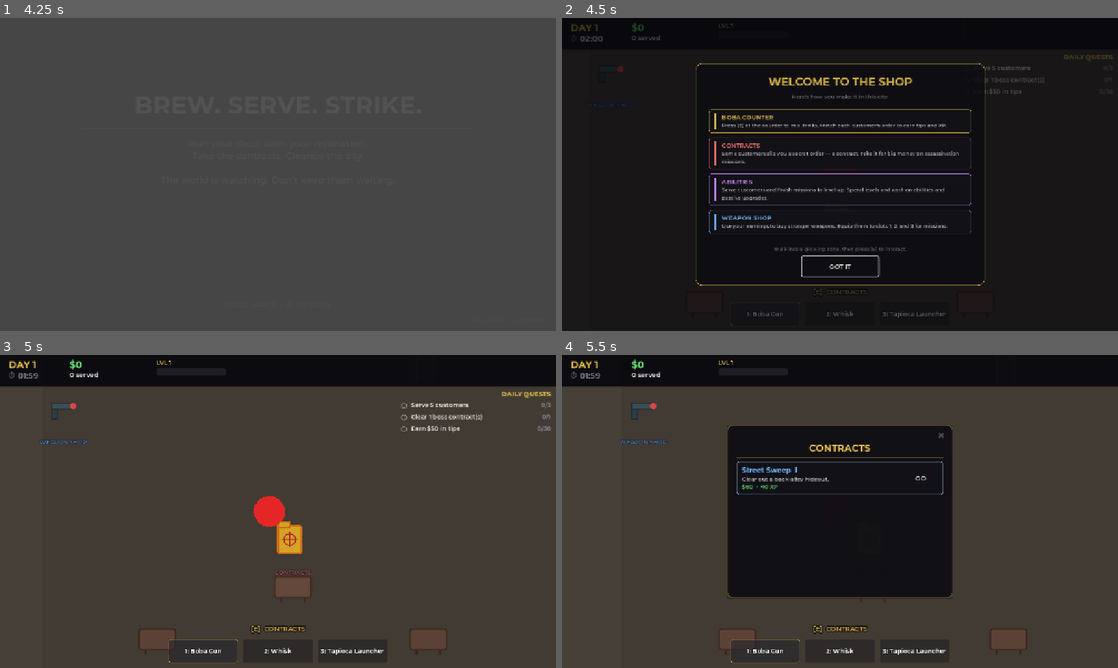
Above: before the commit, frames 1-4 (two rows, left to right).
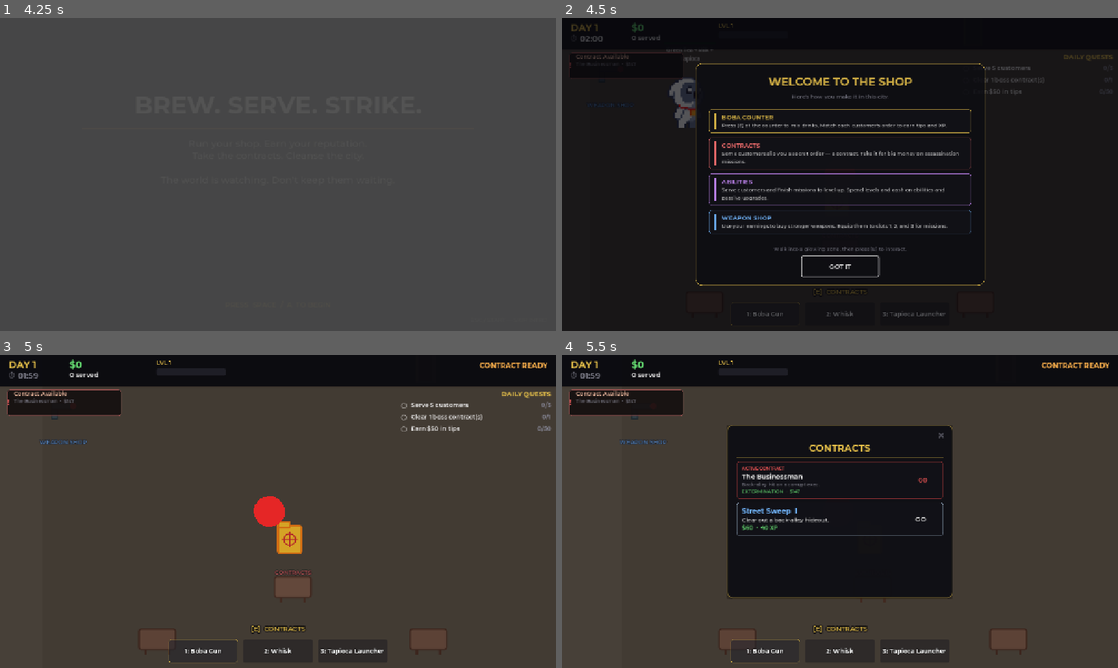
Above: after the commit, the same moments.

Repository: coyote321/BobaGame
Game: Godot game, scene res://Scenes/MainMenu.tscn
Same seed, same stepped clock (60 frames per second), same inputs: the game is played once before the commit and once after it. Sound files missing from this copy of the repository are replaced by a short silence.
Inputs (mouse positions are in pixels of both pictures, inside the frame that each line leads up to):
- Up to frame 1 (4.25 s): click "PLAY" at 0.5 s; tap Enter (ui_accept) at 1.25, 1.52, 2.27, 3.77 s; move the mouse to (400, 158) at 1.27 s; hold D (move_right) 1.28-2.03 s; hold E (interact) 1.28-2.03 s; click (400, 158) at 1.42 s; tap Space at 2, 2.75, 3.5 s; move the mouse to (166, 190) at 2.02 s; hold S (move_down) 2.03-2.78 s; tap G (ability) at 2.1 s; tap E (interact) at 2.3, 3.05, 3.8 s; move the mouse to (333, 105) at 2.77 s; hold D (move_right) 2.78-3.53 s; hold Right mouse button (aim) 2.78-3.53 s; move the mouse to (250, 237) at 3.52 s; hold W (move_up) from 3.53 s (still down); click (250, 237) at 3.6 s
- Up to frame 2 (4.5 s): move the mouse to (1006, 221) at 4.27 s; release W (move_up) at 4.28 s; hold A (move_left) from 4.28 s (still down); hold Ctrl (crouch) from 4.28 s (still down)
- Up to frame 3 (5 s): keep holding A (move_left); keep holding Ctrl (crouch); tap Enter (ui_accept) at 4.52 s; tap E (interact) at 4.55 s
- Up to frame 4 (5.5 s): keep holding A (move_left); move the mouse to (673, 464) at 5.02 s; release Ctrl (crouch) at 5.03 s; tap E (interact) at 5.1 s; tap Enter (ui_accept) at 5.27 s

Frame 1 is identical in both runs. In frame 2, 0.6% of the frame differs, in the area x 1-27%, y 10-36%; in frame 3, 1.8%; in frame 4, 3.4%, in the area x 1-99%, y 2-58%.

Commit message:
Bug fixes

Diff:
--- a/Scenes/HUD.tscn
+++ b/Scenes/HUD.tscn
@@ -220,7 +220,7 @@
 anchor_top = 0.0
 anchor_right = 1.0
 anchor_bottom = 0.0
-offset_left = -168.0
+offset_left = -300.0
 offset_top = 12.0
 offset_right = -8.0
 offset_bottom = 60.0
@@ -231,9 +231,9 @@
 layout_mode = 0
 offset_left = 10.0
 offset_top = 6.0
-offset_right = 150.0
+offset_right = 282.0
 offset_bottom = 42.0
-horizontal_alignment = 2
+horizontal_alignment = 1
 theme_override_colors/font_color = Color(0.55, 1, 0.55, 1)
 theme_override_colors/font_outline_color = Color(0, 0, 0, 1)
 theme_override_constants/outline_size = 3
@@ -248,7 +248,7 @@
 anchor_top = 0.0
 anchor_right = 1.0
 anchor_bottom = 0.0
-offset_left = -168.0
+offset_left = -300.0
 offset_top = 68.0
 offset_right = -8.0
 offset_bottom = 184.0
@@ -259,7 +259,7 @@
 layout_mode = 0
 offset_left = 14.0
 offset_top = 8.0
-offset_right = 150.0
+offset_right = 282.0
 offset_bottom = 34.0
 theme_override_colors/font_color = Color(0.91, 0.76, 0.29, 1)
 theme_override_colors/font_outline_color = Color(0, 0, 0, 1)
@@ -272,7 +272,7 @@
 layout_mode = 0
 offset_left = 14.0
 offset_top = 36.0
-offset_right = 150.0
+offset_right = 282.0
 offset_bottom = 58.0
 theme_override_colors/font_color = Color(0.85, 0.85, 0.9, 1)
 theme_override_fonts/font = ExtResource("9_font_medium")
@@ -283,7 +283,7 @@
 layout_mode = 0
 offset_left = 14.0
 offset_top = 62.0
-offset_right = 150.0
+offset_right = 282.0
 offset_bottom = 78.0
 max_value = 50.0
 value = 0.0
@@ -293,7 +293,7 @@
 layout_mode = 0
 offset_left = 14.0
 offset_top = 80.0
-offset_right = 150.0
+offset_right = 282.0
 offset_bottom = 110.0
 theme_override_colors/font_color = Color(1, 0.55, 0.55, 1)
 theme_override_colors/font_outline_color = Color(0, 0, 0, 1)
--- a/Scripts/Customer.gd
+++ b/Scripts/Customer.gd
@@ -114,9 +114,11 @@
 			leave_angry()
 
 func generate_order():
-
-
+	# Snapshot the currently-orderable ingredients at the moment of order
+	# creation. Customers must NEVER request anything outside this list
+	# (e.g. Honey before the level-2 unlock).
 	var orderable_ingredients := GameManager.get_orderable_ingredients()
+
 	var available_bases = []
 	if "Black Tea" in orderable_ingredients:
 		available_bases.append("Black Tea")
@@ -125,23 +127,29 @@
 	if available_bases.is_empty():
 		available_bases = ["Black Tea"]
 
-
 	var use_milk = "Milk" in orderable_ingredients and randf() > 0.5
 
-
+	# Only toppings that CraftingSystem.validate_mix can resolve are eligible
+	# here. Adding new toppings (e.g. Taro) requires teaching the crafter
+	# about them first, otherwise the player would not be able to serve.
 	var available_toppings = []
-	if "Tapioca" in orderable_ingredients:
-		available_toppings.append("Tapioca")
-	if "Sugar" in orderable_ingredients:
-		available_toppings.append("Sugar")
-	if "Honey" in orderable_ingredients:
-		available_toppings.append("Honey")
-
+	for topping in ["Tapioca", "Sugar", "Honey"]:
+		if topping in orderable_ingredients:
+			available_toppings.append(topping)
+
+	var chosen_topping := "None"
+	if available_toppings.size() > 0 and randf() > 0.3:
+		chosen_topping = available_toppings.pick_random()
+
+	# Final defensive check: never let a locked ingredient through, even if
+	# something upstream produced an inconsistent orderable list.
+	if chosen_topping != "None" and chosen_topping not in orderable_ingredients:
+		chosen_topping = "None"
 
 	order = {
 		"base": available_bases.pick_random(),
 		"milk": "Milk" if use_milk else "No Milk",
-		"topping": available_toppings.pick_random() if available_toppings.size() > 0 and randf() > 0.3 else "None"
+		"topping": chosen_topping
 	}
 
 	update_order_display()
--- a/Scripts/GameManager.gd
+++ b/Scripts/GameManager.gd
@@ -221,84 +221,11 @@
 var admin_mode: bool = false
 var _admin_snapshot: Dictionary = {}
 
-const _AGENT_DEBUG_LOG_REL := "res://.cursor/debug-6f1b6e.log"
-const _AGENT_DEBUG_INGEST := "http://127.0.0.1:7813/ingest/0aca1ad4-5c0c-40c7-aa6a-dc265157d894"
-
 func _ready():
 	print("GameManager initialized")
 	remove_retired_ingredients()
 	_setup_audio_buses()
 	generate_daily_quests()
-	#region agent log
-	agent_debug_log("Scripts/GameManager.gd:_ready", "GameManager ready", {
-		"current_phase": current_phase,
-		"weapon_count": weapons.size(),
-		"mission_count": MISSION_CATALOG.size(),
-	}, "H6")
-	#endregion
-
-#region agent log
-func agent_debug_log(location: String, message: String, data: Dictionary, hypothesis_id: String, run_id: String = "initial") -> void:
-	var payload := {
-		"sessionId": "6f1b6e",
-		"runId": run_id,
-		"hypothesisId": hypothesis_id,
-		"location": location,
-		"message": message,
-		"data": data,
-		"timestamp": int(Time.get_unix_time_from_system() * 1000.0),
-	}
-	var line := JSON.stringify(payload)
-	# Godot nuance: `WRITE_READ` truncates existing files per open; use WRITE for create, READ_WRITE + seek_end to append.
-	var attempted: Array[String] = []
-	var ok_any := false
-	var paths: PackedStringArray = PackedStringArray([
-		ProjectSettings.globalize_path(_AGENT_DEBUG_LOG_REL),
-		ProjectSettings.globalize_path("user://cursor_debug/debug-6f1b6e.log"),
-	])
-	for p in paths:
-		attempted.append(p)
-		var parent := p.get_base_dir()
-		if parent.length() > 0:
-			DirAccess.make_dir_recursive_absolute(parent)
-		var f: FileAccess
-		if FileAccess.file_exists(p):
-			f = FileAccess.open(p, FileAccess.READ_WRITE)
-			if f:
-				f.seek_end()
-		else:
-
-
-			f = FileAccess.open(p, FileAccess.WRITE)
-		if f:
-			f.store_line(line)
-			f.flush()
-			f.close()
-			ok_any = true
-			break
-
-
-	if not ok_any:
-		push_error("agent_debug_log: file write FAILED; attempted=" + str(attempted) + "; err=" + str(FileAccess.get_open_error()))
-
-	_agent_debug_notify_ingest(line)
-
-func _agent_debug_notify_ingest(json_line: String) -> void:
-	var http := HTTPRequest.new()
-	http.timeout = 3
-	add_child(http)
-	http.request_completed.connect(func(_result: int, _response_code: int, _headers: PackedStringArray, _body: PackedByteArray) -> void:
-		http.queue_free()
-	)
-	var err := http.request(
-		_AGENT_DEBUG_INGEST,
-		PackedStringArray(["Content-Type: application/json", "X-Debug-Session-Id: 6f1b6e"]),
-		HTTPClient.METHOD_POST,
-		json_line
-	)
-	if err != OK:
-		http.queue_free()
-#endregion
 
 func _unhandled_input(event: InputEvent) -> void:
 	if event is InputEventKey and event.pressed and not event.echo:
@@ -377,12 +304,31 @@
 	return available
 
 func get_orderable_ingredients() -> Array:
+	# An ingredient is orderable iff the player's level has reached its unlock
+	# threshold AND it is currently in `unlocked_ingredients` AND it is not
+	# retired. `level` is the authoritative gate — `unlocked_ingredients` is
+	# treated as a secondary "has the player been told about it" set so that
+	# any drift between the two cannot allow a not-yet-unlocked ingredient
+	# (e.g. Honey before level 2) to leak into a customer's order.
 	var level_available := get_level_available_ingredients()
-	var orderable := []
-	for ingredient in unlocked_ingredients:
-		if ingredient in level_available and ingredient not in REMOVED_INGREDIENTS:
-			orderable.append(ingredient)
-	return orderable if not orderable.is_empty() else STARTING_INGREDIENTS.duplicate()
+	var orderable: Array = []
+	for ingredient in level_available:
+		if ingredient in REMOVED_INGREDIENTS:
+			continue
+		if ingredient not in unlocked_ingredients:
+			continue
+		orderable.append(ingredient)
+	if orderable.is_empty():
+		# Final safety net: starting ingredients intersected with the
+		# level-available list. This guarantees the fallback can never
+		# include a level-locked ingredient even if STARTING_INGREDIENTS
+		# is ever expanded in the future.
+		var fallback: Array = []
+		for ingredient in STARTING_INGREDIENTS:
+			if ingredient in level_available and ingredient not in REMOVED_INGREDIENTS:
+				fallback.append(ingredient)
+		return fallback
+	return orderable
 
 func unlock_all_ingredients(amount: int = 999) -> void:
 	remove_retired_ingredients()
@@ -591,9 +537,6 @@
 		"waves": waves,
 		"scene": scene,
 	}
-	#region agent log
-	agent_debug_log("Scripts/GameManager.gd:build_mission_profile", "Mission profile built", profile.duplicate(), "H2,H3")
-	#endregion
 	return profile
 
 
--- a/Scripts/HUD.gd
+++ b/Scripts/HUD.gd
@@ -34,6 +34,8 @@
 var _selected_style: StyleBoxFlat
 var _unselected_style: StyleBoxFlat
 var _health_fill_style: StyleBoxFlat
+var _xp_background_style: StyleBoxFlat
+var _xp_fill_style: StyleBoxFlat
 var _last_health_color_key: String = ""
 var _last_money_text: String = ""
 var _last_level_text: String = ""
@@ -77,6 +79,15 @@
 	_health_fill_style.set_corner_radius_all(3)
 	if health_bar:
 		health_bar.add_theme_stylebox_override("fill", _health_fill_style)
+	_xp_background_style = StyleBoxFlat.new()
+	_xp_background_style.bg_color = Color(0.04, 0.04, 0.07, 1.0)
+	_xp_background_style.set_corner_radius_all(8)
+	_xp_fill_style = StyleBoxFlat.new()
+	_xp_fill_style.bg_color = ACCENT_GOLD
+	_xp_fill_style.set_corner_radius_all(8)
+	if xp_bar:
+		xp_bar.add_theme_stylebox_override("background", _xp_background_style)
+		xp_bar.add_theme_stylebox_override("fill", _xp_fill_style)
 
 	_refresh_hotbar()
 	update_weapon(1, GameManager.equipped_main)
--- a/Scripts/MissionManager.gd
+++ b/Scripts/MissionManager.gd
@@ -50,28 +50,10 @@
 		GameManager.mission_countdown_seconds = time_remaining
 	else:
 		GameManager.mission_countdown_seconds = -1.0
-	#region agent log
-	GameManager.agent_debug_log("Scripts/MissionManager.gd:_ready", "Mission scene ready with profile", {
-		"profile_size": profile.size(),
-		"profile": profile.duplicate(),
-		"mission_type": mission_type,
-		"time_remaining": time_remaining,
-		"waves_total": waves_total,
-		"current_scene": String(scene_file_path),
-		"has_enemies_container": enemies_container != null,
-	}, "H2,H3,H4")
-	#endregion
 
 	_resolve_hud()
 	if hud:
 		hud.connect_buttons(_on_abort_pressed, _on_return_pressed, _on_next_mission_pressed)
-	#region agent log
-	GameManager.agent_debug_log("Scripts/MissionManager.gd:_ready", "Mission HUD lookup complete", {
-		"has_hud": hud != null,
-		"enemy_children": enemies_container.get_child_count() if enemies_container else -1,
-		"mission_type": mission_type,
-	}, "H4")
-	#endregion
 
 	_apply_mission_setup()
 
--- a/Scripts/ShopManager.gd
+++ b/Scripts/ShopManager.gd
@@ -589,6 +589,8 @@
 
 
 func start_spawning():
+	if shift_active and active_customers.is_empty():
+		spawn_customer()
 	while shift_active:
 		await get_tree().create_timer(randf_range(3.0, 8.0)).timeout
 		if not shift_active: break
@@ -751,6 +753,7 @@
 		return
 
 	if zone_name == "counter":
+		_ensure_customer_available_for_work()
 		_open_panel(ui_boba_panel)
 		update_mix_label()
 		_update_order_display()
@@ -1409,15 +1412,6 @@
 	card_hbox.add_child(go_btn)
 
 func _launch_mission(m: Dictionary):
-	#region agent log
-	GameManager.agent_debug_log("Scripts/ShopManager.gd:_launch_mission", "Catalog GO pressed", {
-		"type": String(m.get("type", "")),
-		"tier": int(m.get("tier", 0)),
-		"scene": String(m.get("scene", "")),
-		"reward_money": int(m.get("reward_money", 0)),
-		"time_limit": float(m.get("time_limit", 0.0)),
-	}, "H2,H3")
-	#endregion
 	var tl = m.get("time_limit", 0.0)
 	GameManager.mission_profile = GameManager.build_mission_profile(
 		m.get("type", "extermination"),
@@ -1430,12 +1424,6 @@
 		String(m.get("scene", ""))
 	)
 	GameManager.start_mission()
-	#region agent log
-	GameManager.agent_debug_log("Scripts/ShopManager.gd:_launch_mission", "Changing to catalog mission scene", {
-		"resolved_scene": GameManager.get_mission_scene(),
-		"profile": GameManager.mission_profile.duplicate(),
-	}, "H2,H4")
-	#endregion
 	get_tree().change_scene_to_file(GameManager.get_mission_scene())
 
 func _on_start_contract_mission():
@@ -1678,6 +1666,15 @@
 			best = c
 	return best
 
+func _ensure_customer_available_for_work() -> void:
+	if not shift_active:
+		return
+	if _get_waiting_customer() != null:
+		return
+	if active_customers.size() >= MAX_CUSTOMERS:
+		return
+	spawn_customer()
+
 func _on_serve_drink():
 	var target_customer = _get_waiting_customer()
 
@@ -1786,15 +1783,6 @@
 			_day_summary_overlay = null
 			var c: Dictionary = GameManager.current_contract
 			var c_scene: String = c.get("scene", "res://Scenes/MissionScene.tscn")
-			#region agent log
-			GameManager.agent_debug_log("Scripts/ShopManager.gd:day_summary_go", "Contract GO pressed", {
-				"contract_size": c.size(),
-				"target": String(c.get("target", "")),
-				"scene": c_scene,
-				"mission_type": String(c.get("mission_type", "")),
-				"reward": int(c.get("reward", 0)),
-			}, "H2,H5")
-			#endregion
 			GameManager.mission_profile = GameManager.build_mission_profile(
 				c.get("mission_type", "extermination"),
 				1,
@@ -1806,12 +1794,6 @@
 				c_scene
 			)
 			GameManager.start_mission()
-			#region agent log
-			GameManager.agent_debug_log("Scripts/ShopManager.gd:day_summary_go", "Changing to contract mission scene", {
-				"resolved_scene": c_scene,
-				"profile": GameManager.mission_profile.duplicate(),
-			}, "H2,H4,H5")
-			#endregion
 			get_tree().change_scene_to_file(c_scene)
 		)
 		btn_row.add_child(mission_btn)
